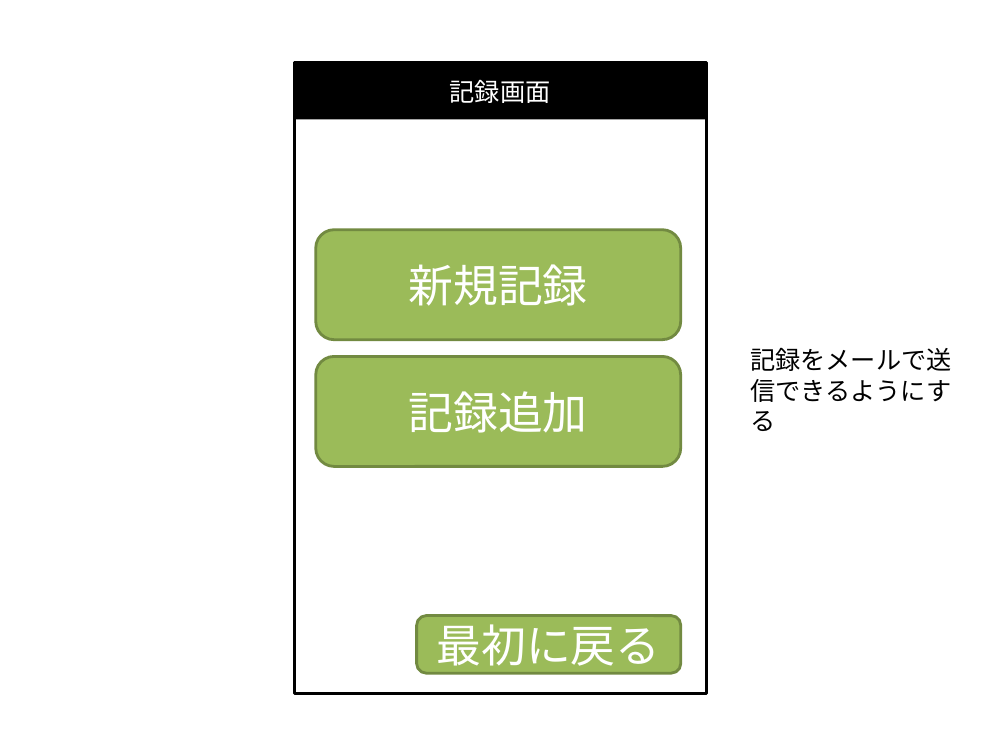
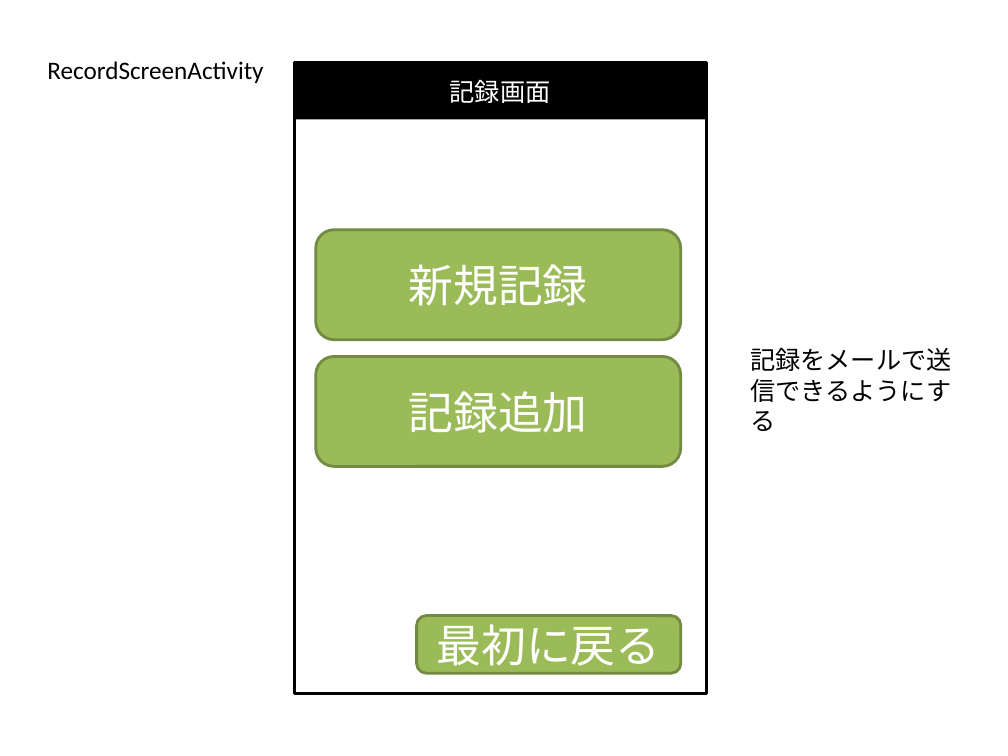
Before and after one commit to MayuOkuda/soba, a slide deck: slide 12 of memo/そばUI2.pptx. Drawn at 1008x756 pixels with LibreOffice and Linux fonts; fonts in the diff are those of the drawing. Boxes give left, top, right and bottom in pixels: in the first picture for what was removed or moved away, otherwise in the second. Text is boxed around its words. In the diff, an @@ line names an element or a change of style, - is before the commit and + after.

```diff
--- a/memo/そばUI2.pptx
+++ b/memo/そばUI2.pptx
@@ text added at (47, 61, 263, 83), 18 pt, text #000000 @@
+RecordScreenActivity
```
Also in this commit, not shown: 8 other slides changed, 2 slides added.
